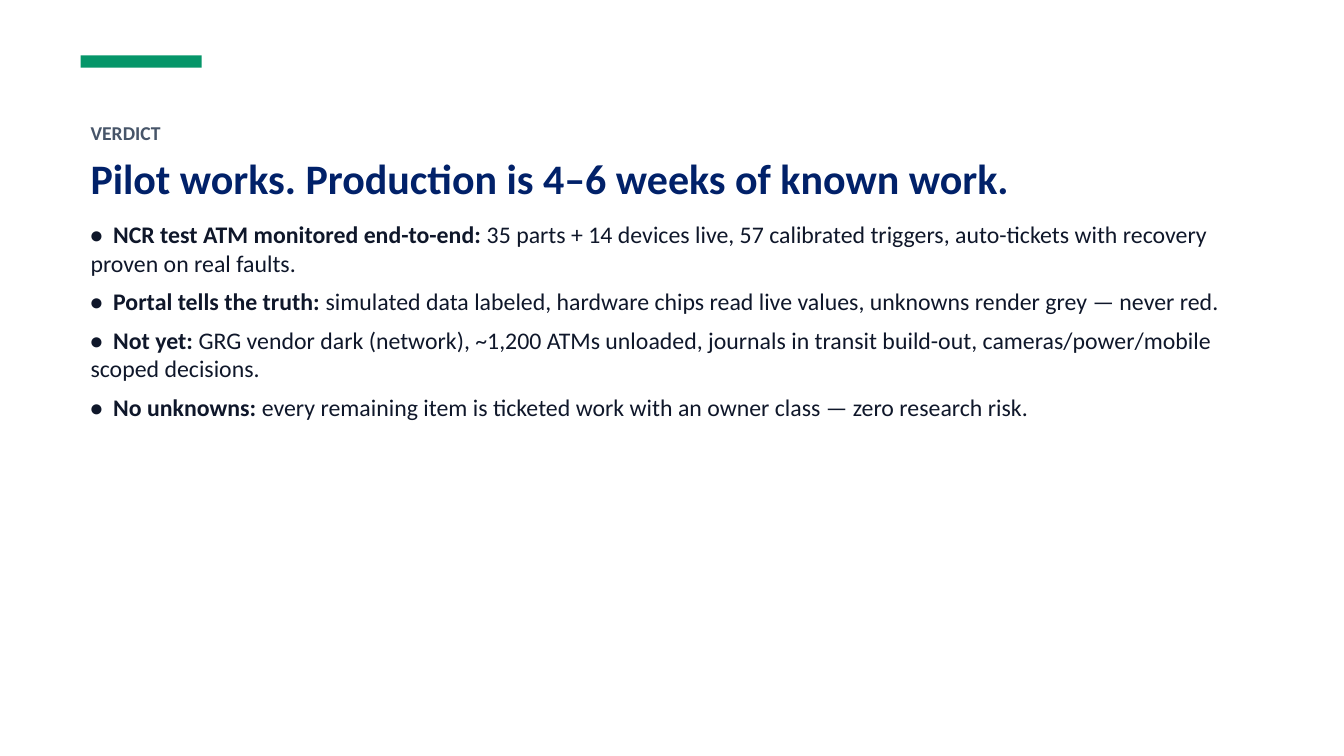
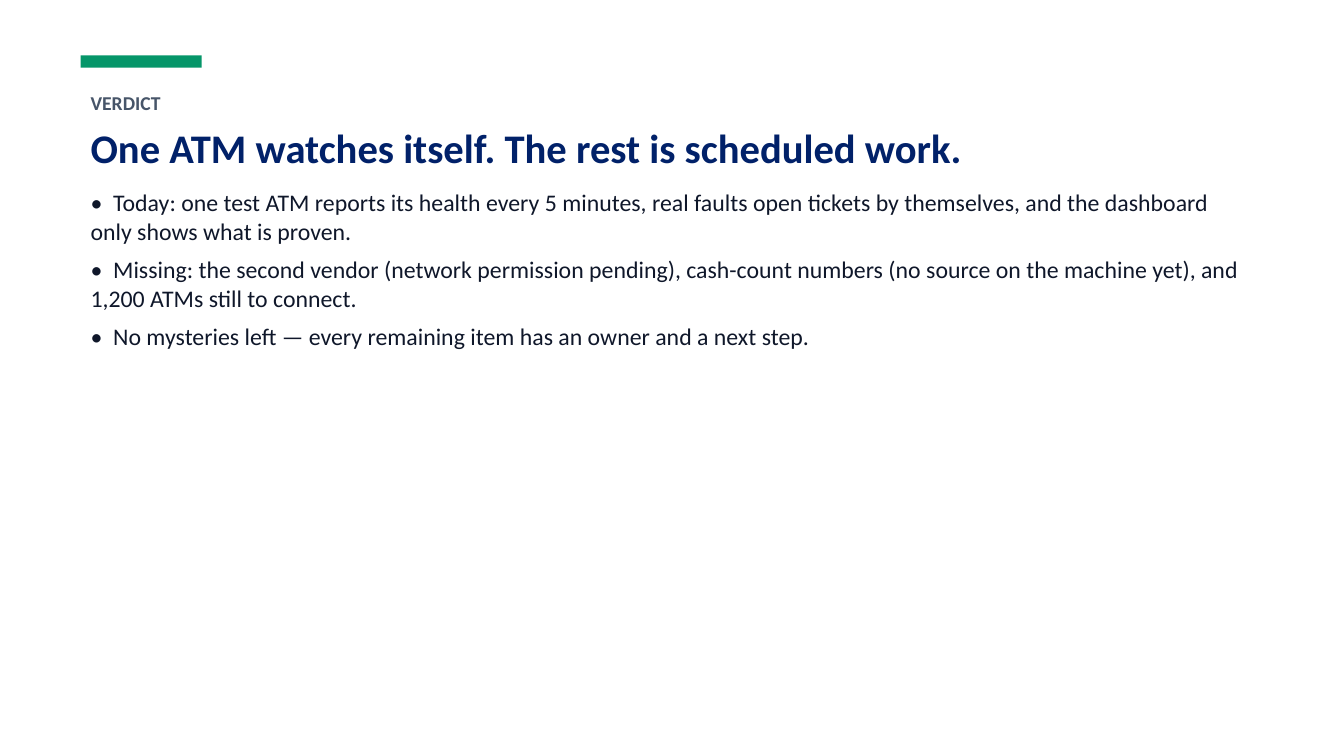
Before and after one commit to teddyhabtamu/Dashen-Bank-ATM-monitoring-system, a slide deck: slide 2 of docs/ATM_Monitoring_Status_2026-10-13.pptx. Drawn at 1344x756 pixels with LibreOffice and Linux fonts; fonts in the diff are those of the drawing. Boxes give left, top, right and bottom in pixels: in the first picture for what was removed or moved away, otherwise in the second. Text is boxed around its words. In the diff, an @@ line names an element or a change of style, - is before the commit and + after.

Commit message:
Status deck v2: plain language + WMI-vs-BRD + full DeviceStatus legend

```diff
--- a/docs/ATM_Monitoring_Status_2026-10-13.pptx
+++ b/docs/ATM_Monitoring_Status_2026-10-13.pptx
@@ text at [91,134,1237,349]: text changed @@
-Pilot works. Production is 4–6 weeks of known work.
-• NCR test ATM monitored end-to-end: 35 parts + 14 devices live, 57 calibrated triggers, auto-tickets with recovery proven on real faults.
-• Portal tells the truth: simulated data labeled, hardware chips read live values, unknowns render grey — never red.
-• Not yet: GRG vendor dark (network), ~1,200 ATMs unloaded, journals in transit build-out, cameras/power/mobile scoped decisions.
-• No unknowns: every remaining item is ticketed work with an owner class — zero research risk.
+One ATM watches itself. The rest is scheduled work.
+• Today: one test ATM reports its health every 5 minutes, real faults open tickets by themselves, and the dashboard only shows what is proven.
+• Missing: the second vendor (network permission pending), cash-count numbers (no source on the machine yet), and 1,200 ATMs still to connect.
+• No mysteries left — every remaining item has an owner and a next step.
```
Also in this commit, not shown: 7 other slides changed, 4 slides added, 4 slides removed.
